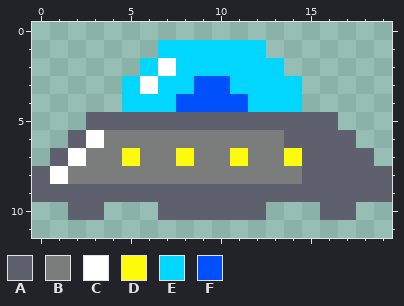
Two versions of one pixel-art sprite, public/assets/Invasors/sprites/nave-martian.png. Above is the file before it was changed.
The file is 20x12 pixels. Colours within 5 levels of each other are drawn and written as one.
Palette (. is transparent): A #5e606e  B #7a7d7b  C #ffffff  D #fdfa0b  E #01d6fe  F #0050fc
Pixels before, first column x 0:
 1 .......EEEEEE.......
 2 ......ECEEEEEE......
 3 .....ECEEFFEEEE.....
 4 .....EEEFFFFEEE.....
 5 ...AAAAAAAAAAAAAA...
 6 ..ACBBBBBBBBBBAAAA..
 7 .ACBBDBBDBBDBBDAAAA.
 8 ACBBBBBBBBBBBBBAAAAA
 9 AAAAAAAAAAAAAAAAAAAA
10 ..AA...AAAAAA...AA..
And afterwards:
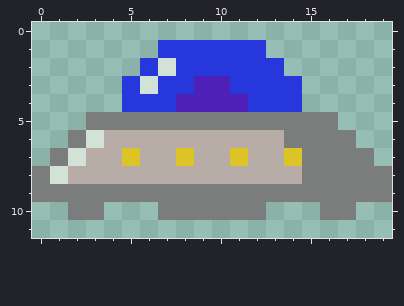
Edits made:
colour A: #5e606e -> #7a7d7b
colour B: #7a7d7b -> #b8aca7
colour C: #ffffff -> #d2e2d7
colour D: #fdfa0b -> #dcc426
colour E: #01d6fe -> #2637dc
colour F: #0050fc -> #4e20b7
